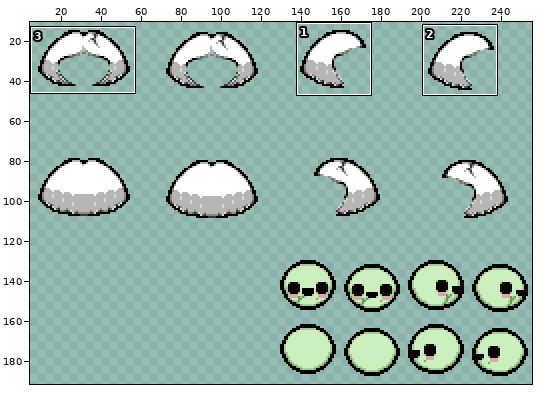
Two states of a sprite sheet, resources/gfx/characters/costumes_edith/costume_038x_venus_green.png. Above: a wide view before the commit, with the close-up outlined.
Close-up. Before the commit:
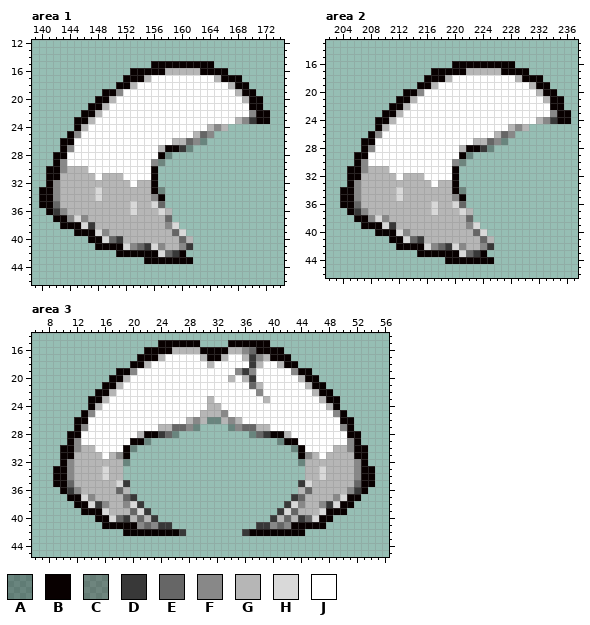
The file is 256x192 pixels. Shown: area 1: x 139..174, y 12..46; area 2: x 202..237, y 13..46; area 3: x 6..56, y 14..45. The wide view leaves out empty margins. The commit also changed other parts of the picture, which this record leaves out.
Palette (. is transparent): A #0000004d  B #080000  C #1100004d  D #383838  E #666666  F #888888  G #b6b6b6  H #d9d9d9  J #ffffff
Now the later version:
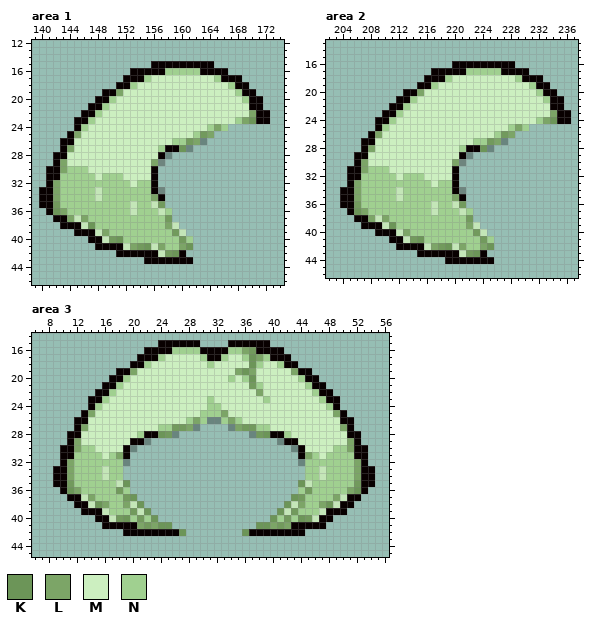
Colours new in this view: K #6c9558  L #7ca567  M #ccefc0  N #a0d090
The exact change:
@@ palette @@
-E #666666
+E #729a5d
-H #d9d9d9
+H #c4e6b8
--- area 1
@@ x 139..174 @@
 15 .................BBBBBBBBB..........
-16 ..............BBBBBGGGGGBBBB........
-17 .............BBBGJJJJJJJJJGBBB......
-18 ............BBGJJJJJJJJJJJJJGBB.....
-19 ..........BBFJJJJJJJJJJJJJJJJGBB....
-20 .........BBGJJJJJJJJJJJJJJJJJJGBB...
-21 ........BBGJJJJJJJJJJJJJJJJJJJJBB...
-22 .......BBGJJJJJJJJJJJJJJJJJJJJJFBB..
-23 ......BBGJJJJJJJJJJJJJJJJJJJJGFDBB..
-24 ......BGJJJJJJJJJJJJJJJJJGFG........
-25 .....BFJJJJJJJJJJJJJJJJGEF..........
-26 ....BBJJJJJJJJJJJJJJGGEFA...........
-27 ....BFJJJJJJJJJJJJGBBDA.............
-28 ...BBJJJJJJJJJJJJJBA................
-29 ...BFJJJJJJJJJJJJFC.................
-30 ..BBFGGGJJJJJJJJJB..................
-31 ..BBGGGGGJGGGJJJJB..................
-32 ..BFGGGGGGGGGGJGGB..................
-33 .BBFGGGGGHGGGGGGGBC.................
-34 .BBFGGGGGHGGGGGGGFB.................
-35 .BBEGGGGGGGGGGHGGHE.................
-36 ..BDFGGGGGGGGGHGGGHG................
-37 ...BBFHFGGGGGGGGGGGE................
-38 ....BBBHDGGGGGGGGGGFH...............
-39 ......BBBHFGGGGGGGGGEH..............
-40 ........BBHEDGGGGGGGGEG.............
-41 .........BBBBHFEDHFGGFD.............
-42 ............BBBBBBHEDB..............
+16 ..............BBBBBNNNNNBBBB........
+17 .............BBBNMMMMMMMMMNBBB......
+18 ............BBNMMMMMMMMMMMMMNBB.....
+19 ..........BBLMMMMMMMMMMMMMMMMNBB....
+20 .........BBNMMMMMMMMMMMMMMMMMMNBB...
+21 ........BBNMMMMMMMMMMMMMMMMMMMMBB...
+22 .......BBNMMMMMMMMMMMMMMMMMMMMMLBB..
+23 ......BBNMMMMMMMMMMMMMMMMMMMMNLKBB..
+24 ......BNMMMMMMMMMMMMMMMMMNLN........
+25 .....BLMMMMMMMMMMMMMMMMNEL..........
+26 ....BBMMMMMMMMMMMMMMNNELA...........
+27 ....BLMMMMMMMMMMMMNBBKA.............
+28 ...BBMMMMMMMMMMMMMBA................
+29 ...BLMMMMMMMMMMMMLC.................
+30 ..BBLNNNMMMMMMMMMB..................
+31 ..BBNNNNNMNNNMMMMB..................
+32 ..BLNNNNNNNNNNMNNB..................
+33 .BBLNNNNNHNNNNNNNBC.................
+34 .BBLNNNNNHNNNNNNNLB.................
+35 .BBENNNNNNNNNNHNNHE.................
+36 ..BKLNNNNNNNNNHNNNHN................
+37 ...BBLHLNNNNNNNNNNNE................
+38 ....BBBHKNNNNNNNNNNLH...............
+39 ......BBBHLNNNNNNNNNEH..............
+40 ........BBHEKNNNNNNNNEN.............
+41 .........BBBBHLEKHLNNLK.............
+42 ............BBBBBBHEKB..............
 43 ................BBBBBBB.............
--- area 2
@@ x 202..237 @@
 16 ..................BBBBBBBBB.........
-17 ...............BBBBBGGGGGBBBB.......
-18 ..............BBBGJJJJJJJJJGBBB.....
-19 .............BBGJJJJJJJJJJJJJGBB....
-20 ...........BBFJJJJJJJJJJJJJJJJGBB...
-21 ..........BBGJJJJJJJJJJJJJJJJJJGBB..
-22 .........BBGJJJJJJJJJJJJJJJJJJJJBB..
-23 ........BBGJJJJJJJJJJJJJJJJJJJJJFBB.
-24 .......BBGJJJJJJJJJJJJJJJJJJJJGFDBB.
-25 .......BGJJJJJJJJJJJJJJJJJGFG.......
-26 ......BFJJJJJJJJJJJJJJJJGEF.........
-27 .....BBJJJJJJJJJJJJJJGGEFA..........
-28 .....BFJJJJJJJJJJJJGBBDA............
-29 ....BBJJJJJJJJJJJJJBA...............
-30 ....BFJJJJJJJJJJJJFC................
-31 ...BBFGGGJJJJJJJJJB.................
-32 ...BBGGGGGJGGGJJJJB.................
-33 ...BFGGGGGGGGGGJGGB.................
-34 ..BBFGGGGGHGGGGGGGBC................
-35 ..BBFGGGGGHGGGGGGGFB................
-36 ..BBEGGGGGGGGGGHGGHE................
-37 ...BDFGGGGGGGGGHGGGHG...............
-38 ....BBFHFGGGGGGGGGGGE...............
-39 .....BBBHDGGGGGGGGGGFH..............
-40 .......BBBHFGGGGGGGGGEH.............
-41 .........BBHEDGGGGGGGGEG............
-42 ..........BBBBHFEDHFGGFD............
-43 .............BBBBBBHEDB.............
+17 ...............BBBBBNNNNNBBBB.......
+18 ..............BBBNMMMMMMMMMNBBB.....
+19 .............BBNMMMMMMMMMMMMMNBB....
+20 ...........BBLMMMMMMMMMMMMMMMMNBB...
+21 ..........BBNMMMMMMMMMMMMMMMMMMNBB..
+22 .........BBNMMMMMMMMMMMMMMMMMMMMBB..
+23 ........BBNMMMMMMMMMMMMMMMMMMMMMLBB.
+24 .......BBNMMMMMMMMMMMMMMMMMMMMNLKBB.
+25 .......BNMMMMMMMMMMMMMMMMMNLN.......
+26 ......BLMMMMMMMMMMMMMMMMNEL.........
+27 .....BBMMMMMMMMMMMMMMNNELA..........
+28 .....BLMMMMMMMMMMMMNBBKA............
+29 ....BBMMMMMMMMMMMMMBA...............
+30 ....BLMMMMMMMMMMMMLC................
+31 ...BBLNNNMMMMMMMMMB.................
+32 ...BBNNNNNMNNNMMMMB.................
+33 ...BLNNNNNNNNNNMNNB.................
+34 ..BBLNNNNNHNNNNNNNBC................
+35 ..BBLNNNNNHNNNNNNNLB................
+36 ..BBENNNNNNNNNNHNNHE................
+37 ...BKLNNNNNNNNNHNNNHN...............
+38 ....BBLHLNNNNNNNNNNNE...............
+39 .....BBBHKNNNNNNNNNNLH..............
+40 .......BBBHLNNNNNNNNNEH.............
+41 .........BBHEKNNNNNNNNEN............
+42 ..........BBBBHLEKHLNNLK............
+43 .............BBBBBBHEKB.............
 44 .................BBBBBBB............
--- area 3
@@ x 6..56 @@
 15 ..................BBBBBB....BBBBBB.................
-16 ................BBBBGGGGBBBBGGFEBBBB...............
-17 ...............BBBGJJJJJGBBGJJGDFGBBB..............
-18 ..............BBGJJJJJJJJGJJJJJDGJJGBB.............
-19 ............BBFJJJJJJJJJJJJJJFDFJJJJJFBB...........
-20 ...........BBGJJJJJJJJJJJJJJGJGDJJJJJJGBB..........
-21 ..........BBGJJJJJJJJJJJJJJJJJJEGJJJJJJGBB.........
-22 .........BBGJJJJJJJJJJJJJJJJJJJJFJJJJJJJGBB........
-23 ........BBGJJJJJJJJJJJJJJGJJJJJJJGJJJJJJJGBB.......
-24 ........BGJJJJJJJJJJJJJJJGGJJJJJJJJJJJJJJJGB.......
-25 .......BFJJJJJJJJJJJJJJJGGGFJJJJJJJJJJJJJJJFB......
-26 ......BBJJJJJJJJJJJJJJGFGAAGFGJJJJJJJJJJJJJJBB.....
-27 ......BFJJJJJJJJJJGGEEFA....AFEEGGJJJJJJJJJJFB.....
-28 .....BBJJJJJJJJGBBDEA..........AEDBBGJJJJJJJJBB....
-29 .....BFJJJJJJJBBA..................ABBJJJJJJJFB....
-30 ....BBFGGJJJJBA......................ABJJJJGGFBB...
-31 ....BBGGGGJGFB........................BFGJGGGGBB...
-32 ....BFGGGGGGGA........................AGGGGGGGFB...
-33 ...BBFGGGGHGG..........................GGHGGGGFBB..
-34 ...BBFGGGGHGG..........................GGHGGGGFBB..
-35 ...BBEGGGGGGHD........................DHGGGGGGEBB..
-36 ....BDFGGGGGEG........................GEGGGGGFDB...
-37 .....BBHFGGGGED......................DEGGGGFHBB....
-38 ......BBHDFGGFHD....................DHFGGFDHBB.....
-39 .......BBBHGGGEHD..................DHEGGGHBBB......
-40 .........BBHEDGEGD................DGEGDEHBB........
-41 ..........BBBBBFEFDD............DDFEFBBBBB.........
-42 .............BBBBBBBBD........DBBBBBBBB............
+16 ................BBBBNNNNBBBBNNLEBBBB...............
+17 ...............BBBNMMMMMNBBNMMNKLNBBB..............
+18 ..............BBNMMMMMMMMNMMMMMKNMMNBB.............
+19 ............BBLMMMMMMMMMMMMMMLKLMMMMMLBB...........
+20 ...........BBNMMMMMMMMMMMMMMNMNKMMMMMMNBB..........
+21 ..........BBNMMMMMMMMMMMMMMMMMMENMMMMMMNBB.........
+22 .........BBNMMMMMMMMMMMMMMMMMMMMLMMMMMMMNBB........
+23 ........BBNMMMMMMMMMMMMMMNMMMMMMMNMMMMMMMNBB.......
+24 ........BNMMMMMMMMMMMMMMMNNMMMMMMMMMMMMMMMNB.......
+25 .......BLMMMMMMMMMMMMMMMNNNLMMMMMMMMMMMMMMMLB......
+26 ......BBMMMMMMMMMMMMMMNLNAANLNMMMMMMMMMMMMMMBB.....
+27 ......BLMMMMMMMMMMNNEELA....ALEENNMMMMMMMMMMLB.....
+28 .....BBMMMMMMMMNBBKEA..........AEKBBNMMMMMMMMBB....
+29 .....BLMMMMMMMBBA..................ABBMMMMMMMLB....
+30 ....BBLNNMMMMBA......................ABMMMMNNLBB...
+31 ....BBNNNNMNLB........................BLNMNNNNBB...
+32 ....BLNNNNNNNA........................ANNNNNNNLB...
+33 ...BBLNNNNHNN..........................NNHNNNNLBB..
+34 ...BBLNNNNHNN..........................NNHNNNNLBB..
+35 ...BBENNNNNNHK........................KHNNNNNNEBB..
+36 ....BKLNNNNNEN........................NENNNNNLKB...
+37 .....BBHLNNNNEK......................KENNNNLHBB....
+38 ......BBHKLNNLHK....................KHLNNLKHBB.....
+39 .......BBBHNNNEHK..................KHENNNHBBB......
+40 .........BBHEKNENK................KNENKEHBB........
+41 ..........BBBBBLELKK............KKLELBBBBB.........
+42 .............BBBBBBBBK........KBBBBBBBB............
 43 ...................................................
